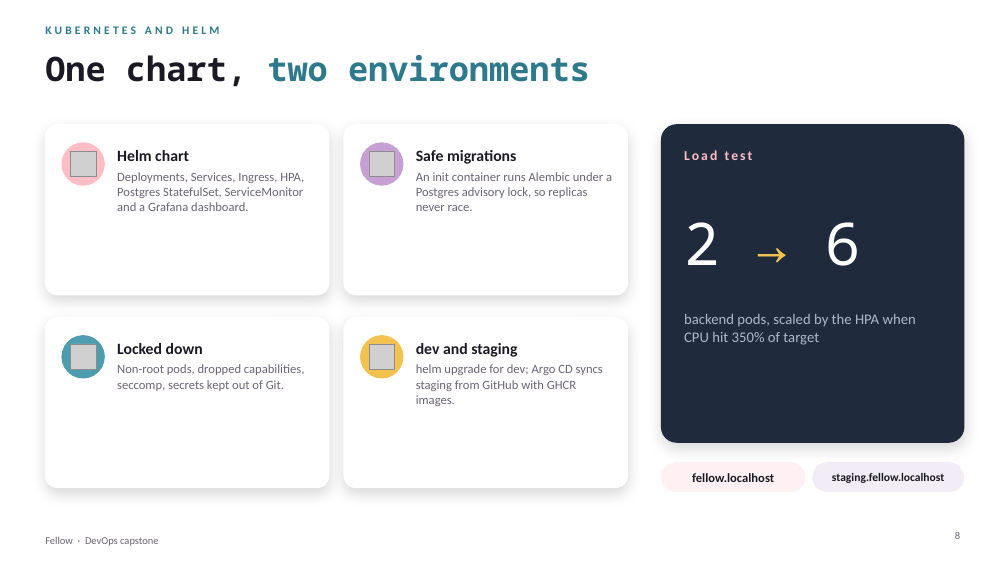
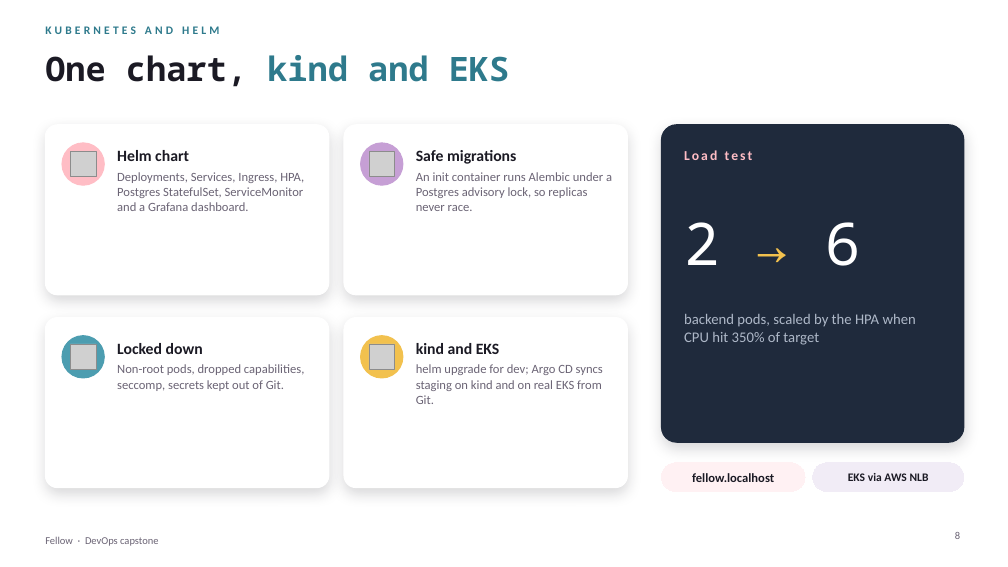
Before and after one commit to Manasvi-247/fellow-hrms, a slide deck: slide 8 of presentation.pptx. Drawn at 1008x567 pixels with LibreOffice and Linux fonts; fonts in the diff are those of the drawing; grey boxes stand for pictures. Boxes give left, top, right and bottom in pixels: in the first picture for what was removed or moved away, otherwise in the second. Text is boxed around its words. In the diff, an @@ line names an element or a change of style, - is before the commit and + after.

Commit message:
docs: document the real aws vpc and eks deployment in readme, submission and slides

```diff
--- a/presentation.pptx
+++ b/presentation.pptx
@@ text at (x1=45, y1=55, x2=509, y2=87): text changed @@
-One chart, two environments
+One chart, kind and EKS
@@ text at (x1=416, y1=343, x2=500, y2=354): text changed @@
-dev and staging
+kind and EKS
@@ text at (x1=416, y1=364, x2=603, y2=404): text changed @@
-helm upgrade for dev; Argo CD syncs staging from GitHub with GHCR images.
+helm upgrade for dev; Argo CD syncs staging on kind and on real EKS from Git.
@@ text in rounded rectangle at (x1=848, y1=473, x2=929, y2=481): text changed @@
-staging.fellow.localhost
+EKS via AWS NLB
```
Also in this commit, not shown: 2 other slides changed, 3 other files.
